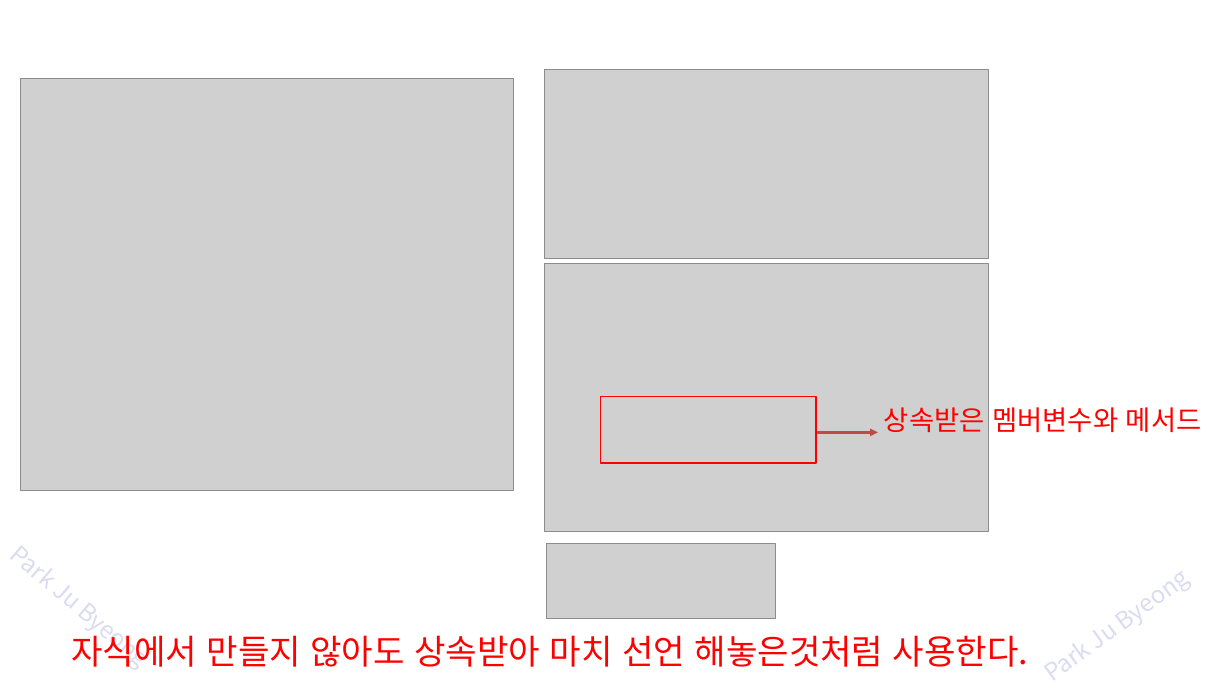
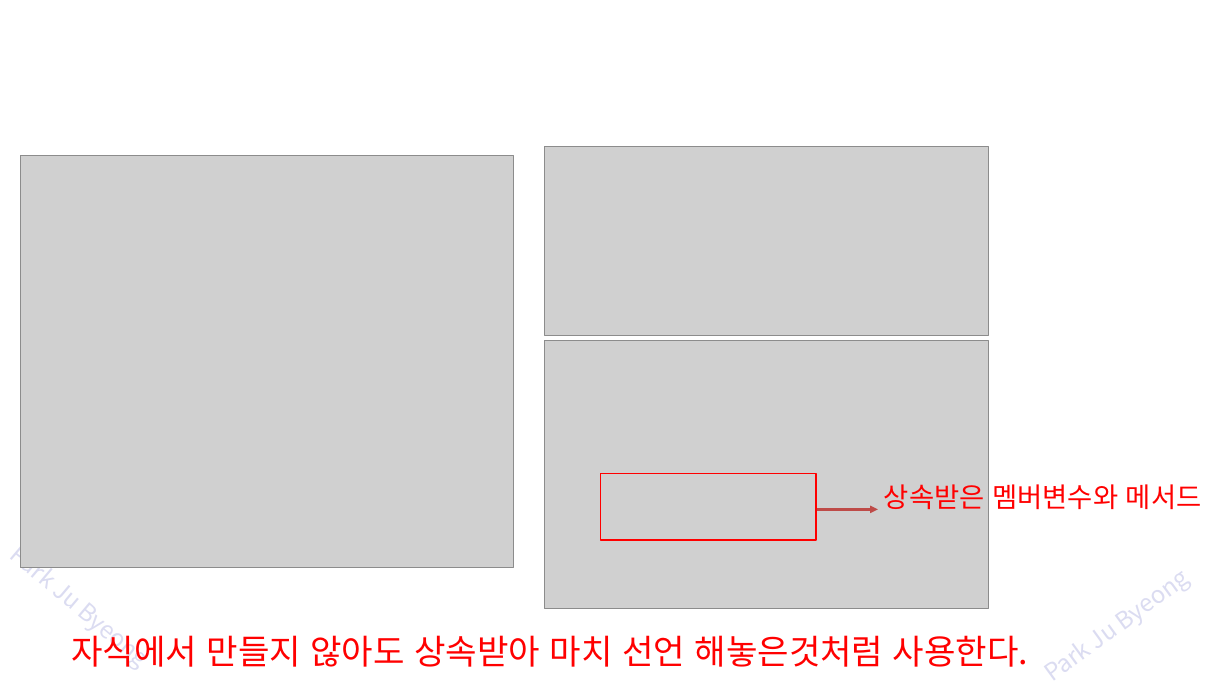
Before and after one commit to zest132/JavaLecture, a slide deck: slide 8 of JavaLecture/LectureFile/java 9강 상속과super.pptx. Drawn at 1232x693 pixels with LibreOffice and Linux fonts; fonts in the diff are those of the drawing; grey boxes stand for pictures. Boxes give left, top, right and bottom in pixels: in the first picture for what was removed or moved away, otherwise in the second. Text is boxed around its words. In the diff, an @@ line names an element or a change of style, - is before the commit and + after.

```diff
--- a/JavaLecture/LectureFile/java 9강 상속과super.pptx
+++ b/JavaLecture/LectureFile/java 9강 상속과super.pptx
@@ 3 pictures, 1 text, 1 arrow, 1 rectangle: place and size @@
-3 pictures, 1 text, 1 arrow, 1 rectangle at (20,69,1202,532)
+3 pictures, 1 text, 1 arrow, 1 rectangle at (20,146,1202,609)
@@ picture removed at (546,543,775,618) @@
```
Also in this commit, not shown: 7 other slides changed, 1 slide removed, 1 other file.
